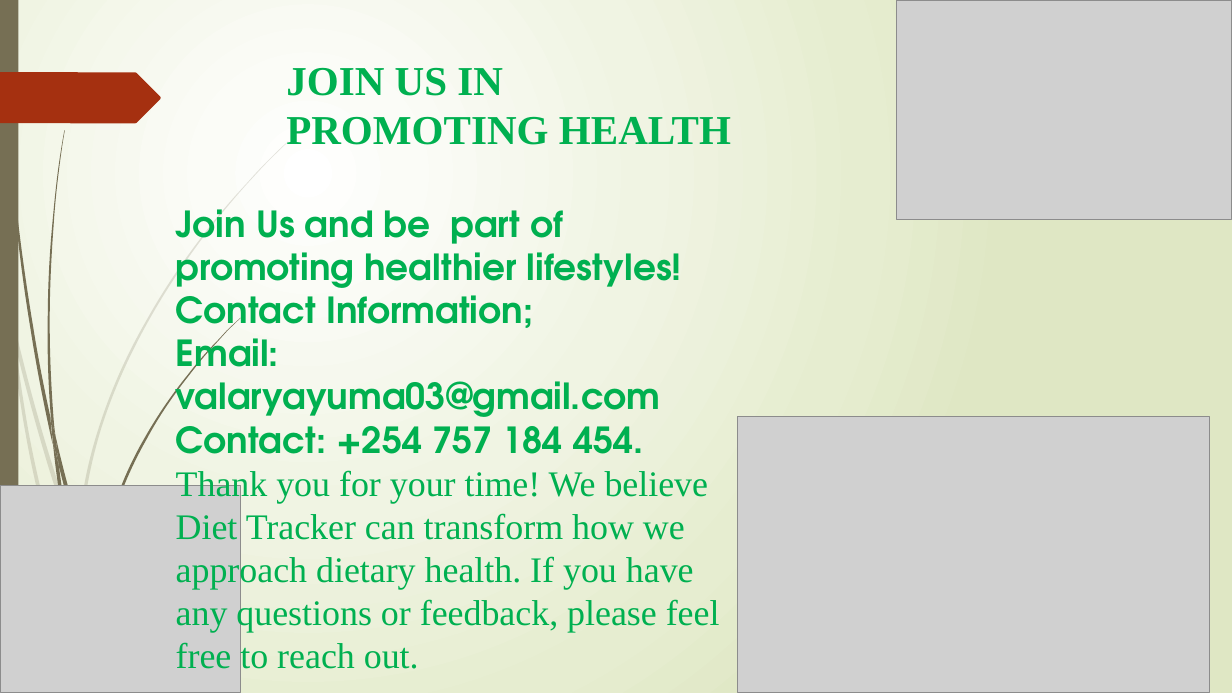
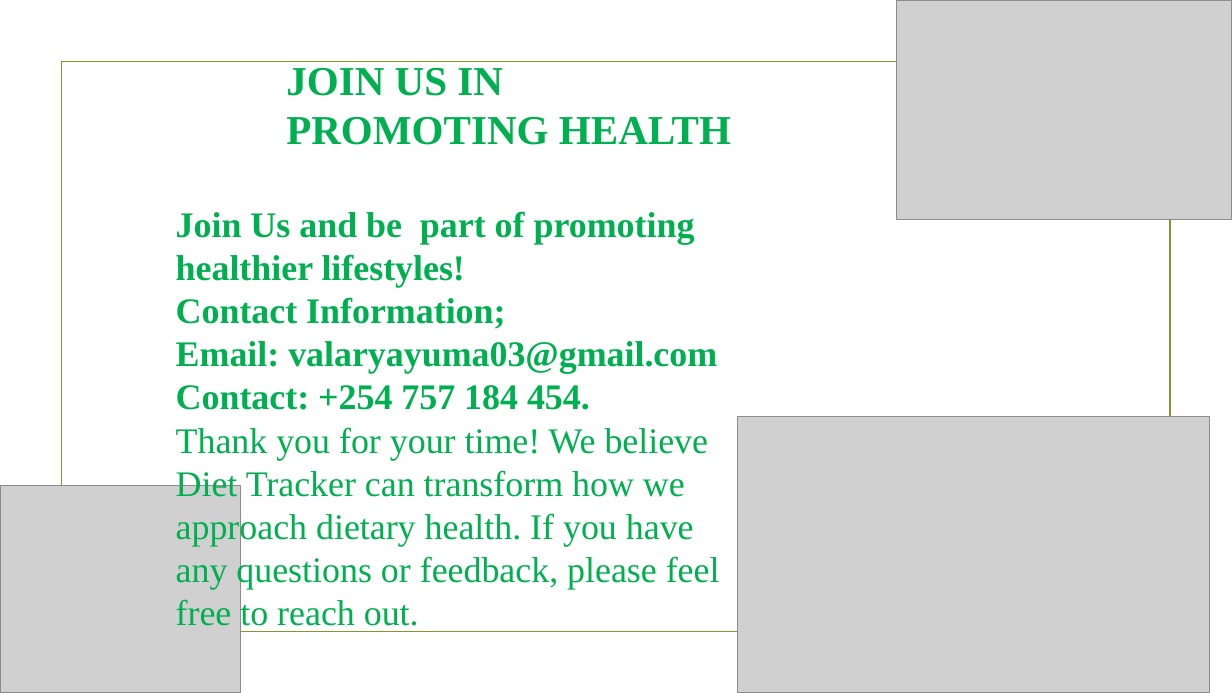
Before and after one commit to valary-esendi/project_pitch_decks, a slide deck: slide 10 of web pitch deck.pptx. Drawn at 1232x693 pixels with LibreOffice and Linux fonts; fonts in the diff are those of the drawing; grey boxes stand for pictures; background and template pictures are left out. Boxes give left, top, right and bottom in pixels: in the first picture for what was removed or moved away, otherwise in the second. Text is boxed around its words. In the diff, an @@ line names an element or a change of style, - is before the commit and + after.

```diff
--- a/web pitch deck.pptx
+++ b/web pitch deck.pptx
@@ background gradient #FFFFFF to #FBFCF7 to #F0F4E3 to #E6EDD0 to #DFE8C4 to picture (left out) @@
@@ rectangle removed at (x1=0, y1=0, x2=18, y2=693) @@
@@ freeform shape removed at (x1=0, y1=72, x2=161, y2=123) @@
@@ rectangle added at (x1=61, y1=62, x2=1170, y2=632), outline #83992A 1.25 pt @@
@@ group removed at (x1=0, y1=141, x2=288, y2=660): 4 freeform shapes @@
@@ text at (x1=176, y1=211, x2=717, y2=410): font TeX Gyre Adventor to Times New Roman in "Join Us and be part of promoting ...", "Contact Information;", "Email: valaryayuma03@gmail.com", "Contact: +254 757 184 454." @@
@@ group removed at (x1=3, y1=0, x2=240, y2=667): 6 freeform shapes @@
```
Also in this commit, not shown: 9 other slides changed.
